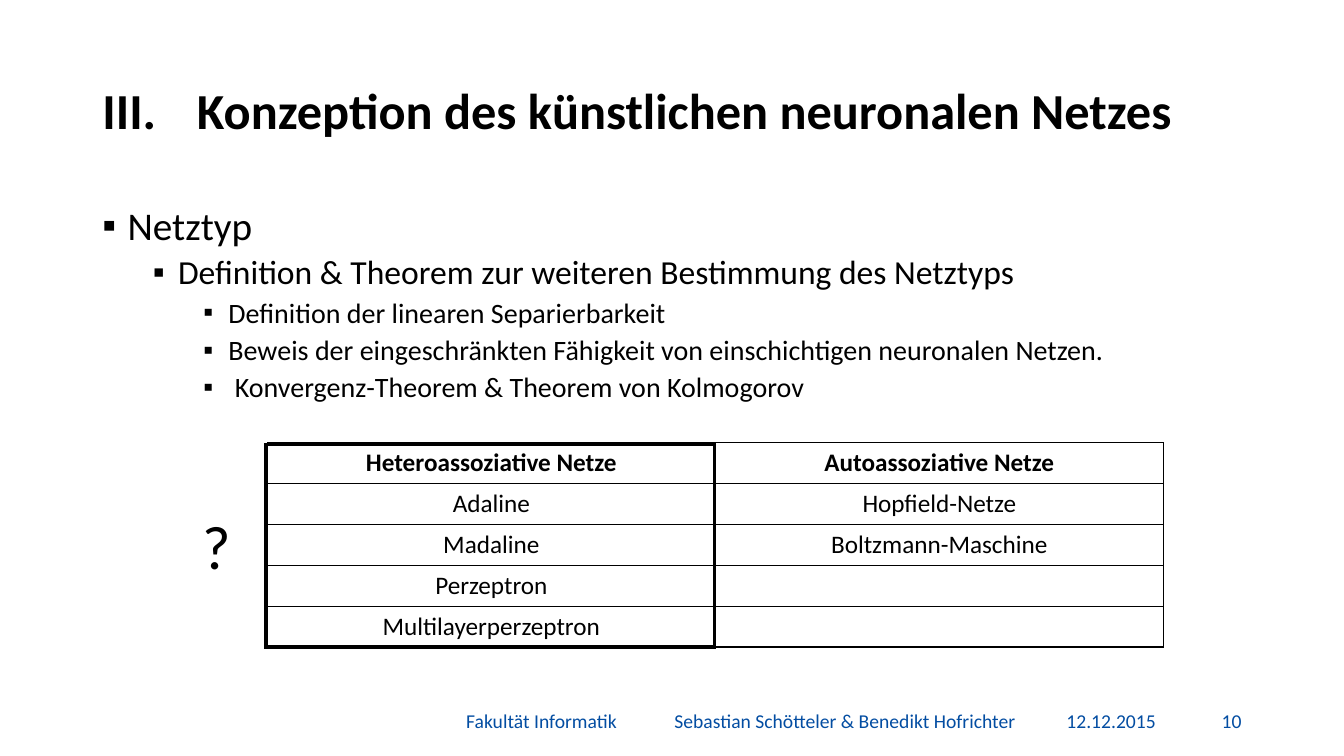
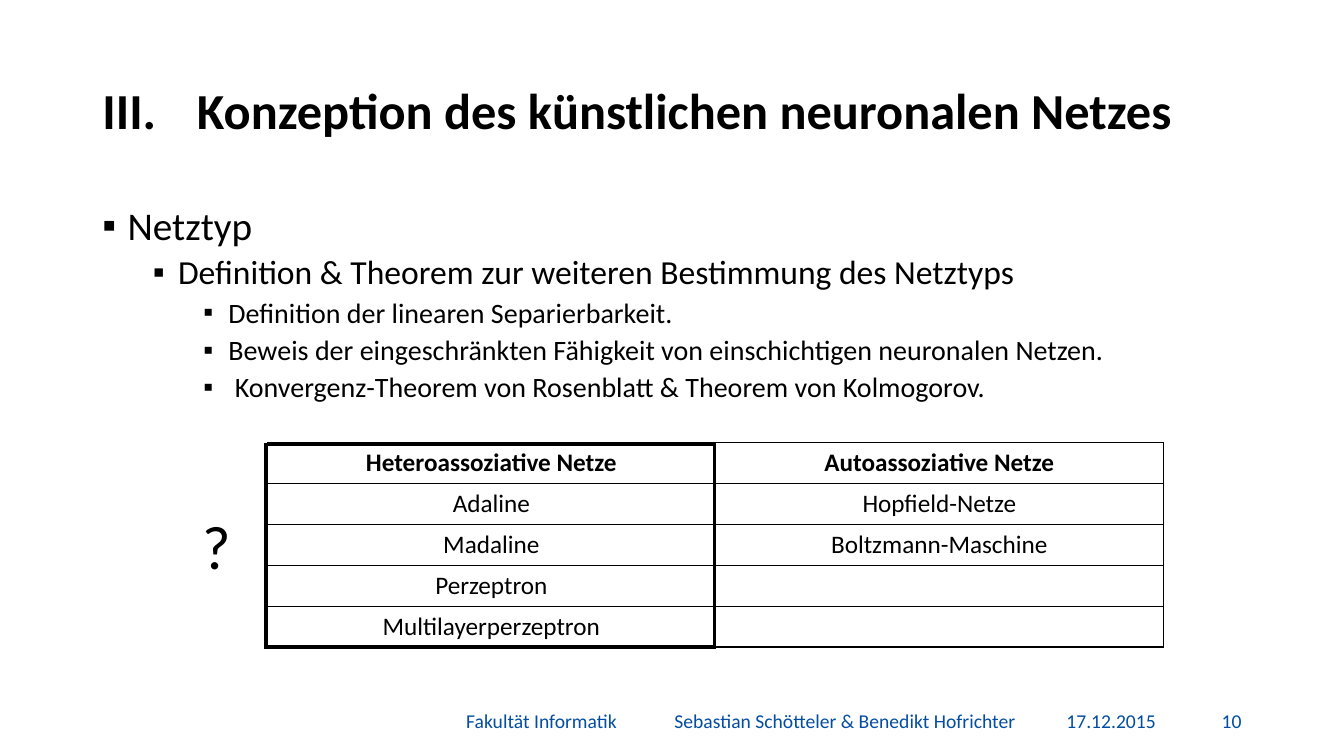
Before and after one commit to BenediktGitGit/soco15, a slide deck: slide 11 of 3b_Vortrag/Präsentation.pptx. Drawn at 1344x756 pixels with LibreOffice and Linux fonts; fonts in the diff are those of the drawing; background and template pictures are left out. Boxes give left, top, right and bottom in pixels: in the first picture for what was removed or moved away, otherwise in the second. Text is boxed around its words. In the diff, an @@ line names an element or a change of style, - is before the commit and + after.

```diff
--- a/3b_Vortrag/Präsentation.pptx
+++ b/3b_Vortrag/Präsentation.pptx
@@ text at [228, 303, 672, 328]: text changed @@
-    ▪ Definition der linearen Separierbarkeit
+    ▪ Definition der linearen Separierbarkeit.
@@ text at [235, 377, 985, 402]: text changed @@
-    ▪ Konvergenz-Theorem & Theorem von Kolmogorov
+    ▪ Konvergenz-Theorem von Rosenblatt & Theorem von Kolmogorov.
@@ text at [1066, 715, 1155, 728]: text changed @@
-12.12.2015
+17.12.2015
```
Also in this commit, not shown: 51 other slides changed, 1 slide added, 3 other files.
